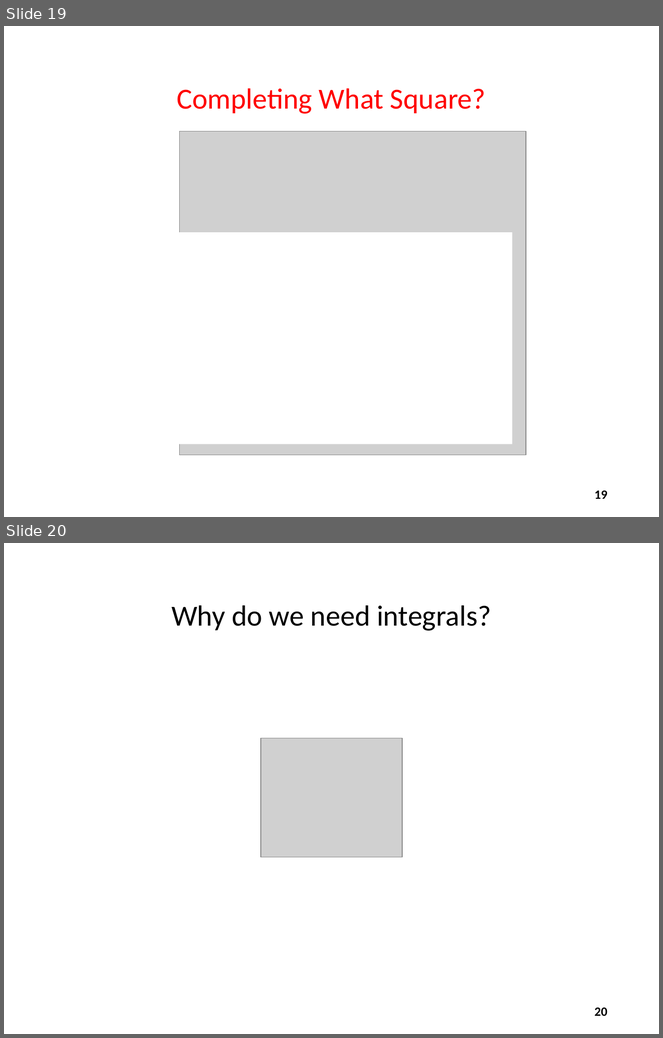
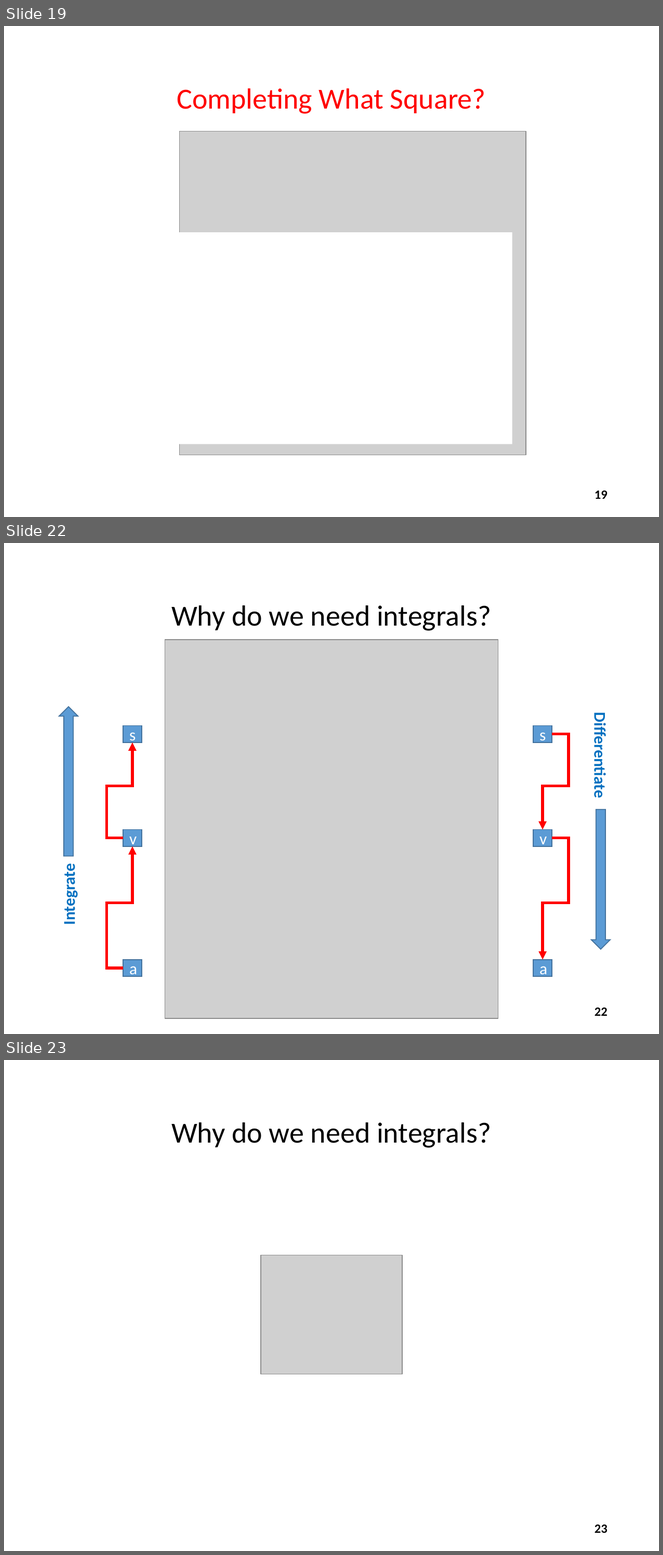
Before and after one commit to dbiersach/scicomp101, a slide deck: Session 05 - Square Roots and Areas/Session 05 - Square Roots and Areas.pptx. Shown one above the other, each under a label of ours: slides 19 and 20 before the commit, slides 19, 22 and 23 after it; the slides between them are not shown. The pictures are 663x1038 and 663x1555 pixels, drawn with LibreOffice and Linux fonts; fonts in the diff are those of the drawing; grey boxes stand for pictures. Boxes give left, top, right and bottom in pixels: in the first picture for what was removed or moved away, otherwise in the second. Text is boxed around its words. In the diff, an @@ line names an element or a change of style, - is before the commit and + after.

Commit message:
Update integral slides

```diff
--- a/Session 05 - Square Roots and Areas/Session 05 - Square Roots and Areas.pptx
+++ b/Session 05 - Square Roots and Areas/Session 05 - Square Roots and Areas.pptx
@@ slide 22 added at box(4, 543, 659, 1034), background #FFFFFF @@
@@ title added at box(171, 605, 491, 631), 32 pt, text #000000 @@
+Why do we need integrals?
@@ picture added at box(165, 640, 499, 1019) @@
@@ down arrow added at box(59, 707, 78, 856), fill #5B9BD5, outline #43739E 1 pt @@
@@ rectangle added at box(123, 726, 142, 743), fill #5B9BD5, outline #43739E 1 pt, 18 pt, text #FFFFFF @@
+s
@@ rectangle added at box(533, 726, 553, 743), fill #5B9BD5, outline #43739E 1 pt, 18 pt, text #FFFFFF @@
+s
@@ text added at box(590, 721, 610, 796), 18 pt, text #0070C0, bold @@
+Differentiate
@@ elbow arrow added from (123, 838) to (132, 743), #FF0000 3 pt @@
@@ elbow arrow added from (553, 734) to (543, 830), #FF0000 3 pt @@
@@ down arrow added at box(592, 810, 611, 949), fill #5B9BD5, outline #43739E 1 pt @@
@@ rectangle added at box(123, 830, 142, 847), fill #5B9BD5, outline #43739E 1 pt, 18 pt, text #FFFFFF @@
+v
@@ rectangle added at box(533, 830, 553, 847), fill #5B9BD5, outline #43739E 1 pt, 18 pt, text #FFFFFF @@
+v
@@ elbow arrow added from (553, 838) to (543, 960), #FF0000 3 pt @@
@@ elbow arrow added from (123, 968) to (132, 846), #FF0000 3 pt @@
@@ text added at box(59, 870, 79, 924), 18 pt, text #0070C0, bold @@
+Integrate
@@ rectangle added at box(123, 960, 142, 977), fill #5B9BD5, outline #43739E 1 pt, 18 pt, text #FFFFFF @@
+a
@@ rectangle added at box(533, 960, 553, 977), fill #5B9BD5, outline #43739E 1 pt, 18 pt, text #FFFFFF @@
+a
@@ page number added at box(595, 1008, 608, 1016), 14 pt, text #000000, bold @@
+22
@@ what was slide 20 is now slide 23 @@
@@ page number at box(595, 1525, 608, 1533): text changed @@
-20
+23
```
Also in this commit, not shown: 1 slide changed, 2 other slides added.
